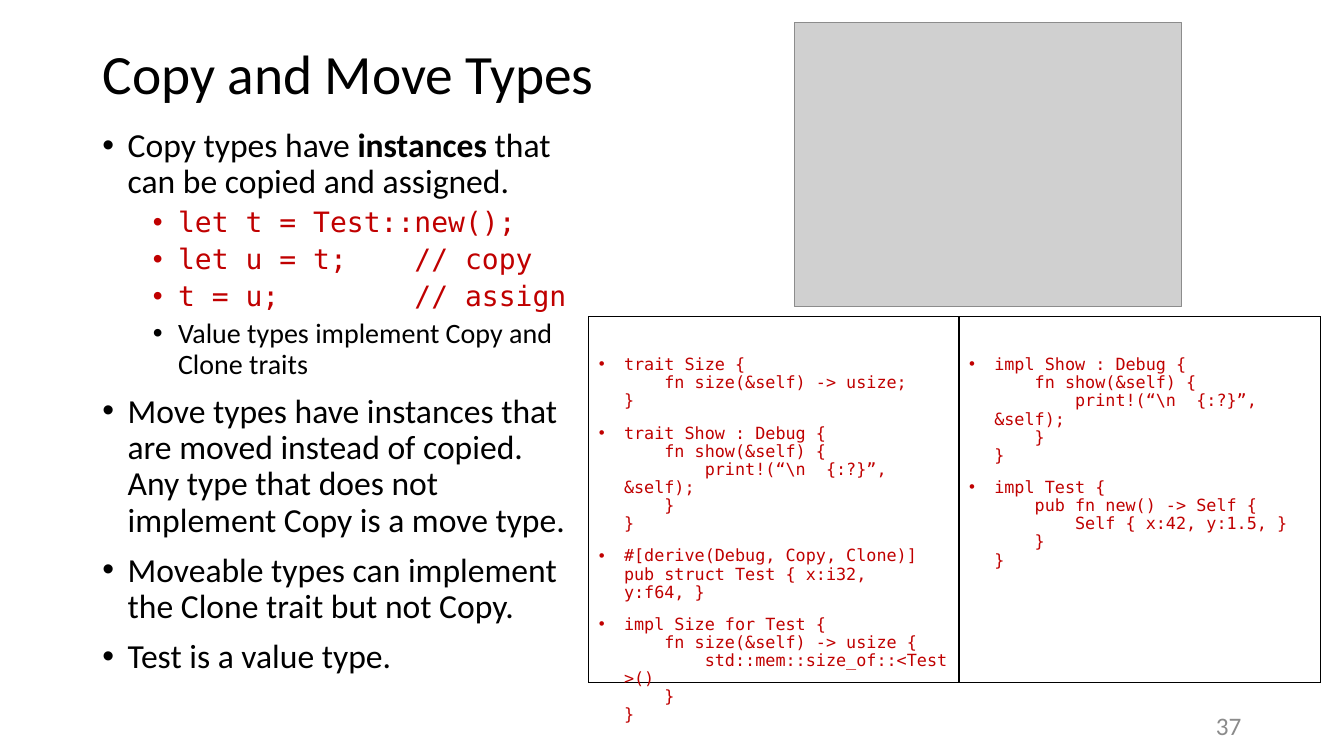
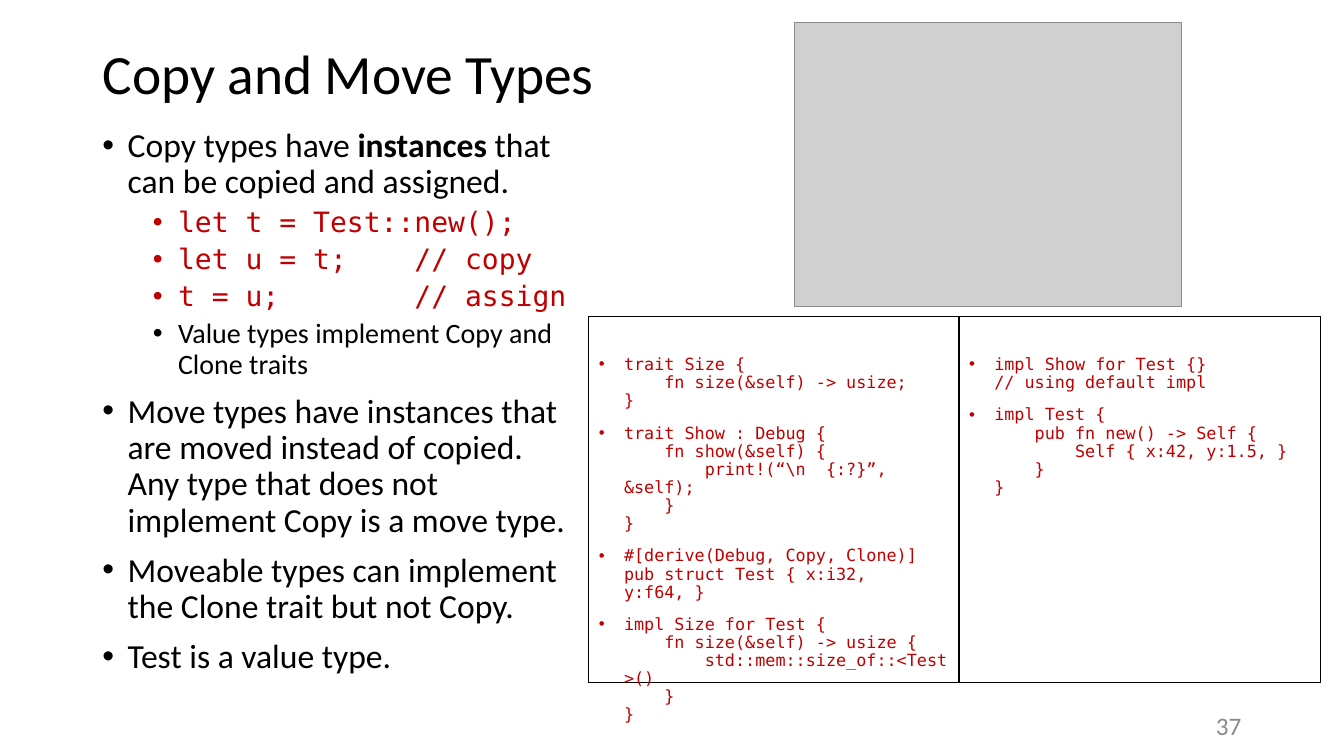
Before and after one commit to JimFawcett/JimFawcett.github.io, a slide deck: slide 37 of Resources/RustModels.pptx. Drawn at 1344x756 pixels with LibreOffice and Linux fonts; fonts in the diff are those of the drawing; grey boxes stand for pictures. Boxes give left, top, right and bottom in pixels: in the first picture for what was removed or moved away, otherwise in the second. Text is boxed around its words. In the diff, an @@ line names an element or a change of style, - is before the commit and + after.

Commit message:
fixed typos in slides

```diff
--- a/Resources/RustModels.pptx
+++ b/Resources/RustModels.pptx
@@ text at [994,357,1206,392]: text changed @@
-• impl Show : Debug {
-  fn show(&self) {
-  print!(“\n {:?}”, &self);
-  }
-  }
+• impl Show for Test {}
+  // using default impl
```
Also in this commit, not shown: 2 other slides changed, 1 slide added, 3 slides removed, 1 other file.
